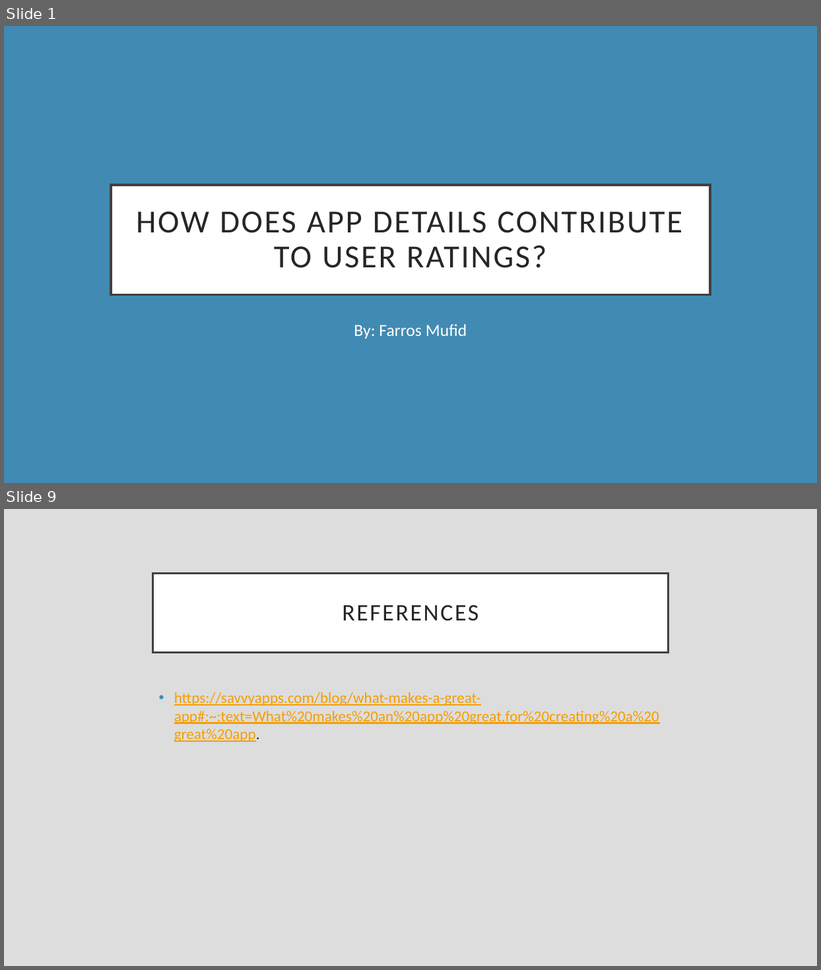
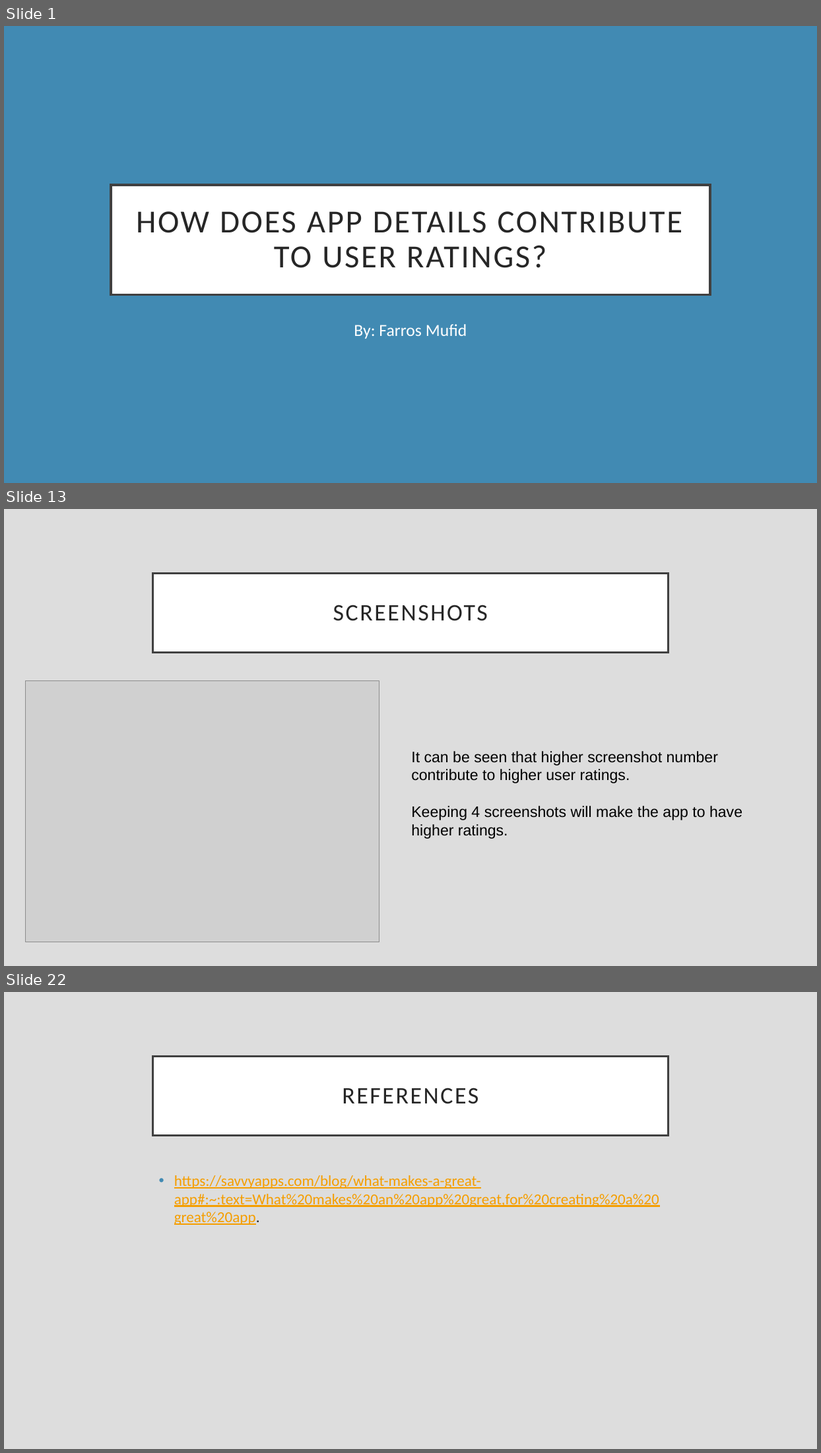
Before and after one commit to farrosmufid/Final_Project_Mobile_App_Store_Farros, a slide deck: Final_Project_ppt_Purwadhika.pptx. Shown one above the other, each under a label of ours: slides 1 and 9 before the commit, slides 1, 13 and 22 after it; the slides between them are not shown. The pictures are 821x970 and 821x1453 pixels, drawn with LibreOffice and Linux fonts; fonts in the diff are those of the drawing; grey boxes stand for pictures. Boxes give left, top, right and bottom in pixels: in the first picture for what was removed or moved away, otherwise in the second. Text is boxed around its words. In the diff, an @@ line names an element or a change of style, - is before the commit and + after.

```diff
--- a/Final_Project_ppt_Purwadhika.pptx
+++ b/Final_Project_ppt_Purwadhika.pptx
@@ slide 13 added at box(4, 509, 817, 966), background #DDDDDD @@
@@ title added at box(153, 573, 668, 652), fill #FFFFFF, outline #404040 2.5 pt, 28 pt, text #262626 @@
+SCREENSHOTS
@@ picture added at box(25, 681, 379, 943) @@
@@ text added at box(411, 751, 743, 839), 18 pt, text #000000 @@
+It can be seen that higher screenshot number contribute to higher user ratings.
+Keeping 4 screenshots will make the app to have higher ratings.
@@ what was slide 9 is now slide 22 @@
```
Also in this commit, not shown: 6 slides changed, 13 other slides added, 1 slide removed, 8 other files.
